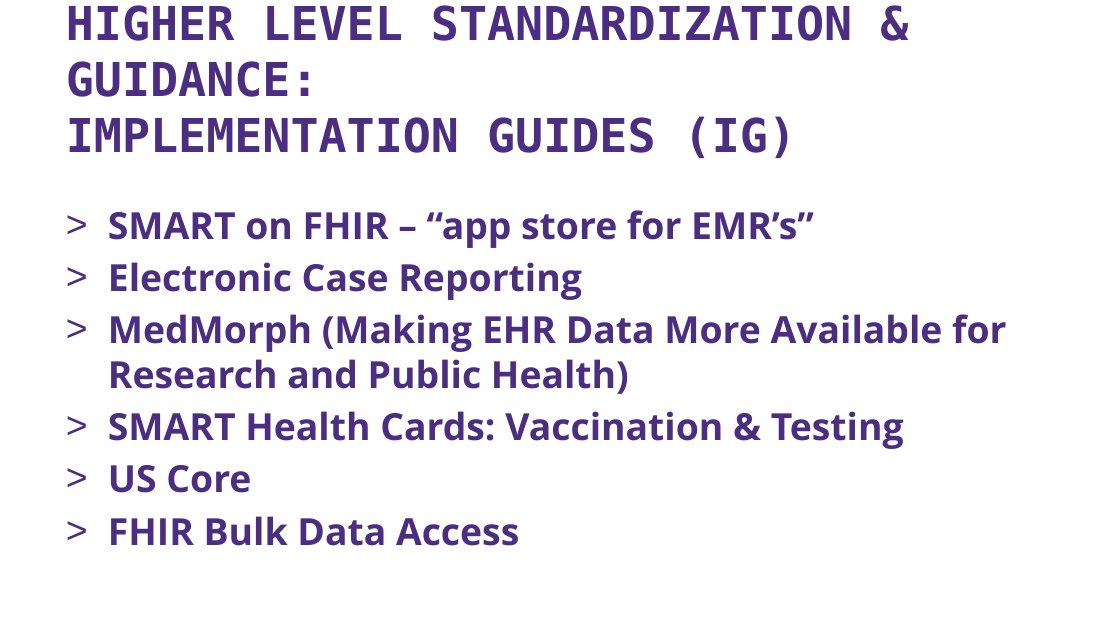
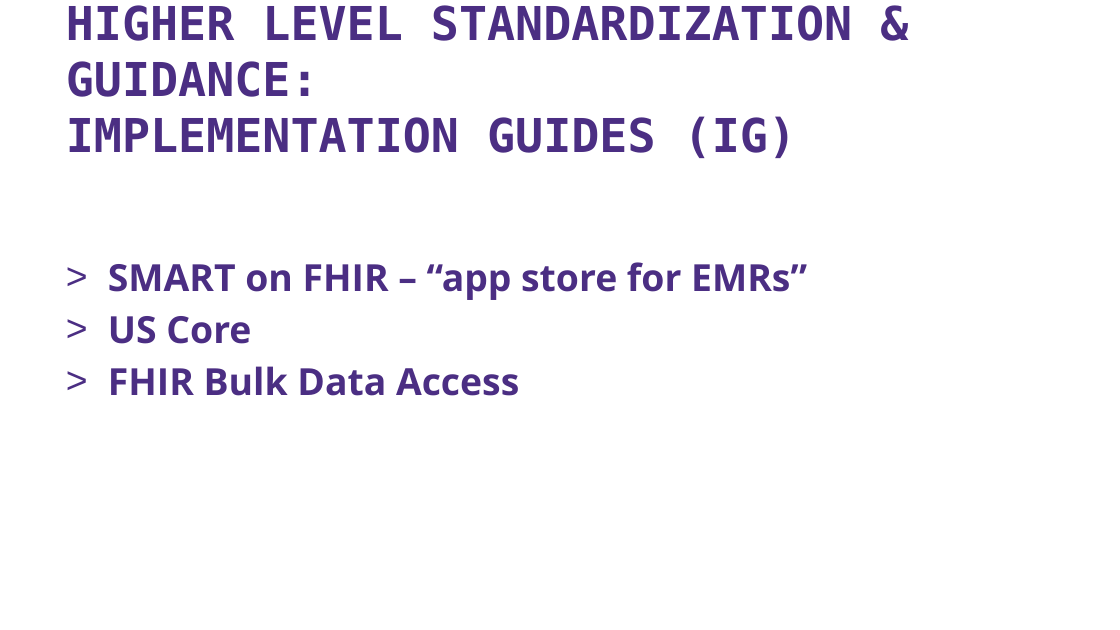
Before and after one commit to mcjustin/fhir-wadoh-talk-2022, a slide deck: slide 9 of McReynolds.fhir.for.wa.doh.2022.pptx. Drawn at 1120x630 pixels with LibreOffice and Linux fonts; fonts in the diff are those of the drawing; background and template pictures are left out. Boxes give left, top, right and bottom in pixels: in the first picture for what was removed or moved away, otherwise in the second. Text is boxed around its words. In the diff, an @@ line names an element or a change of style, - is before the commit and + after.

```diff
--- a/McReynolds.fhir.for.wa.doh.2022.pptx
+++ b/McReynolds.fhir.for.wa.doh.2022.pptx
@@ text at [108,262,807,300]: text changed @@
-> SMART on FHIR – “app store for EMR’s”
-> Electronic Case Reporting
-> MedMorph (Making EHR Data More Available for Research and Public Health)
-> SMART Health Cards: Vaccination & Testing
+> SMART on FHIR – “app store for EMRs”
```
Also in this commit, not shown: 13 other slides changed, 2 slides added.
